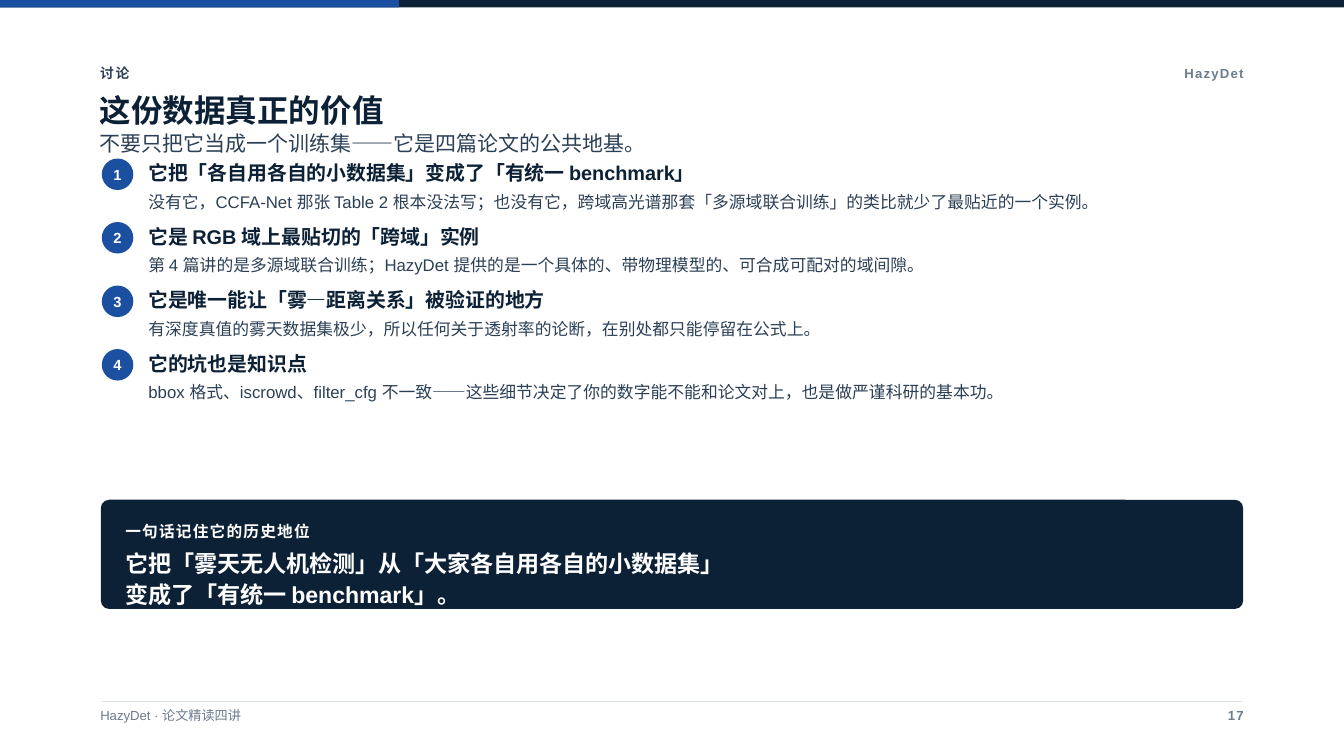
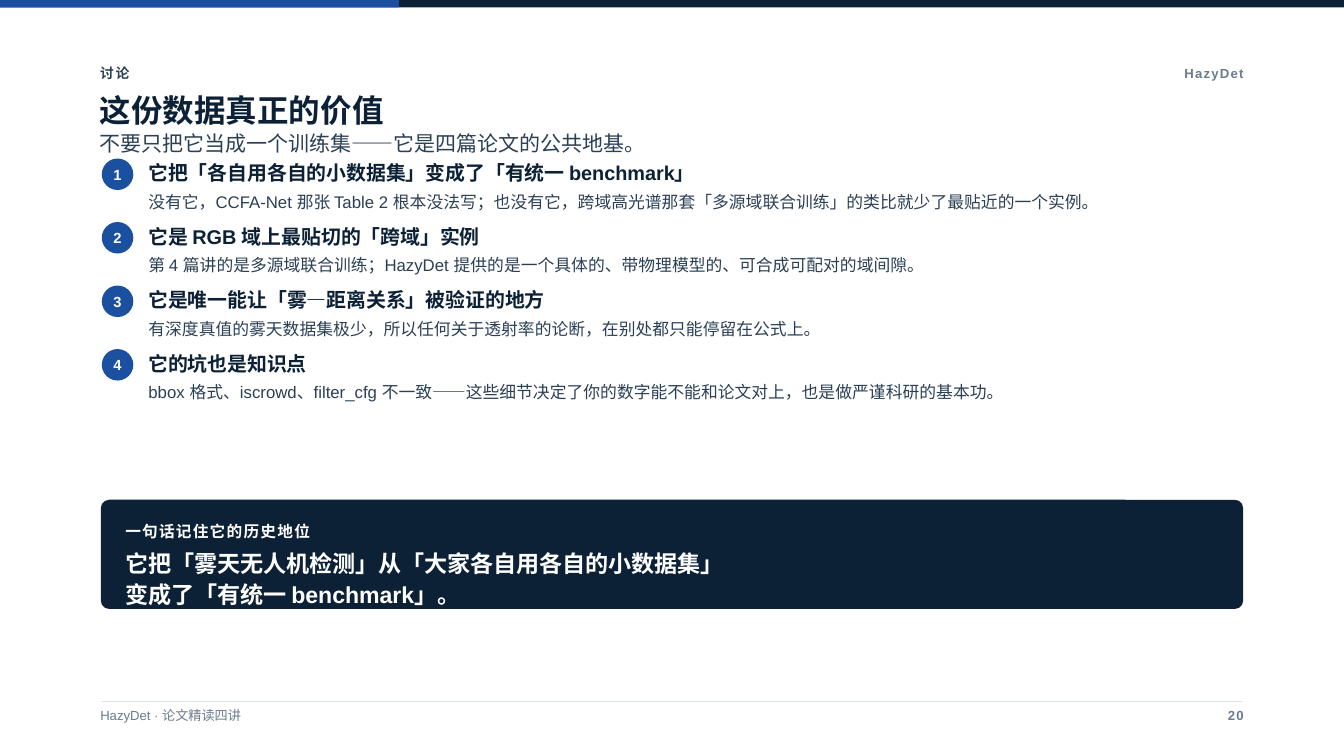
Before and after one commit to 139876/paper-notes, a slide deck: slide 20 of 论文精读/3-HazyDet精读/附件/HazyDet-论文汇报.pptx (slide 17 before the commit). Drawn at 1344x756 pixels with LibreOffice and Linux fonts; fonts in the diff are those of the drawing. Boxes give left, top, right and bottom in pixels: in the first picture for what was removed or moved away, otherwise in the second. Text is boxed around its words. In the diff, an @@ line names an element or a change of style, - is before the commit and + after.

```diff
--- a/论文精读/3-HazyDet精读/附件/HazyDet-论文汇报.pptx
+++ b/论文精读/3-HazyDet精读/附件/HazyDet-论文汇报.pptx
@@ text at (1228, 711, 1244, 720): text changed @@
-17
+20
```
Also in this commit, not shown: 6 other slides changed, 3 slides added, 3 other files.
